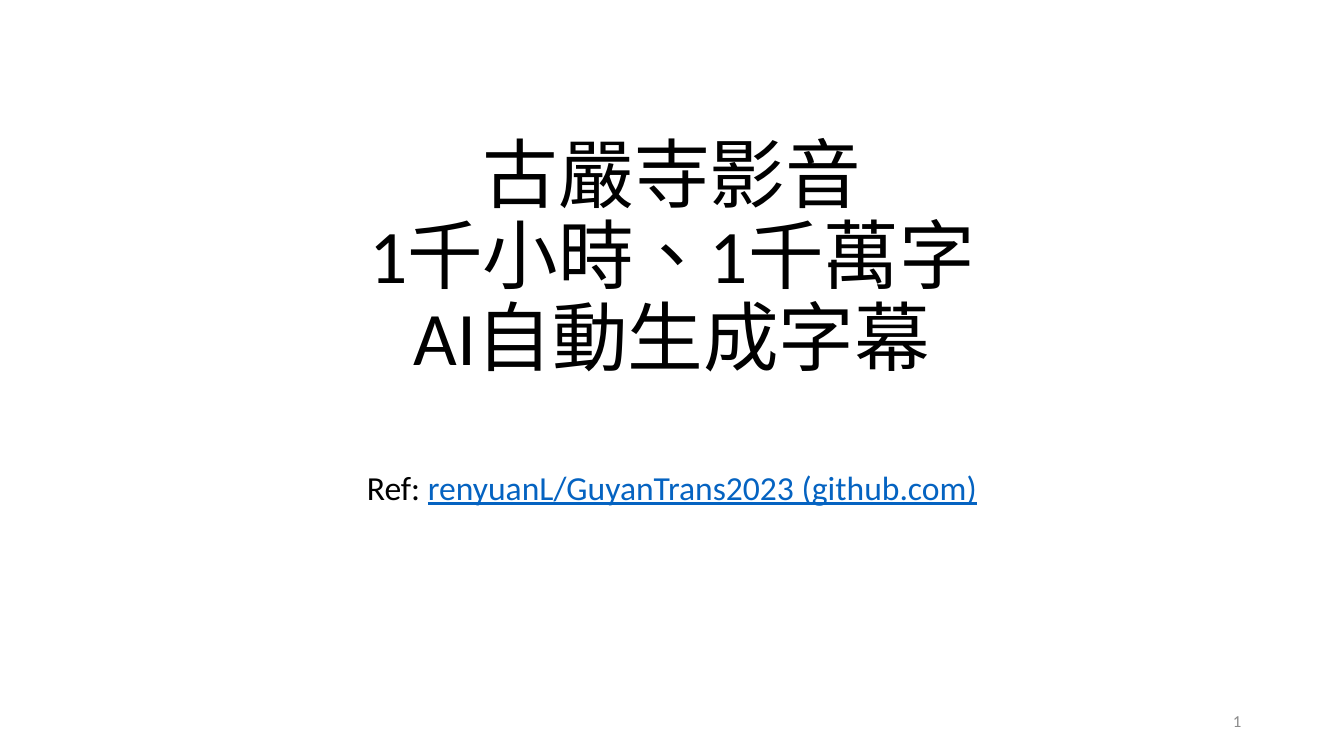
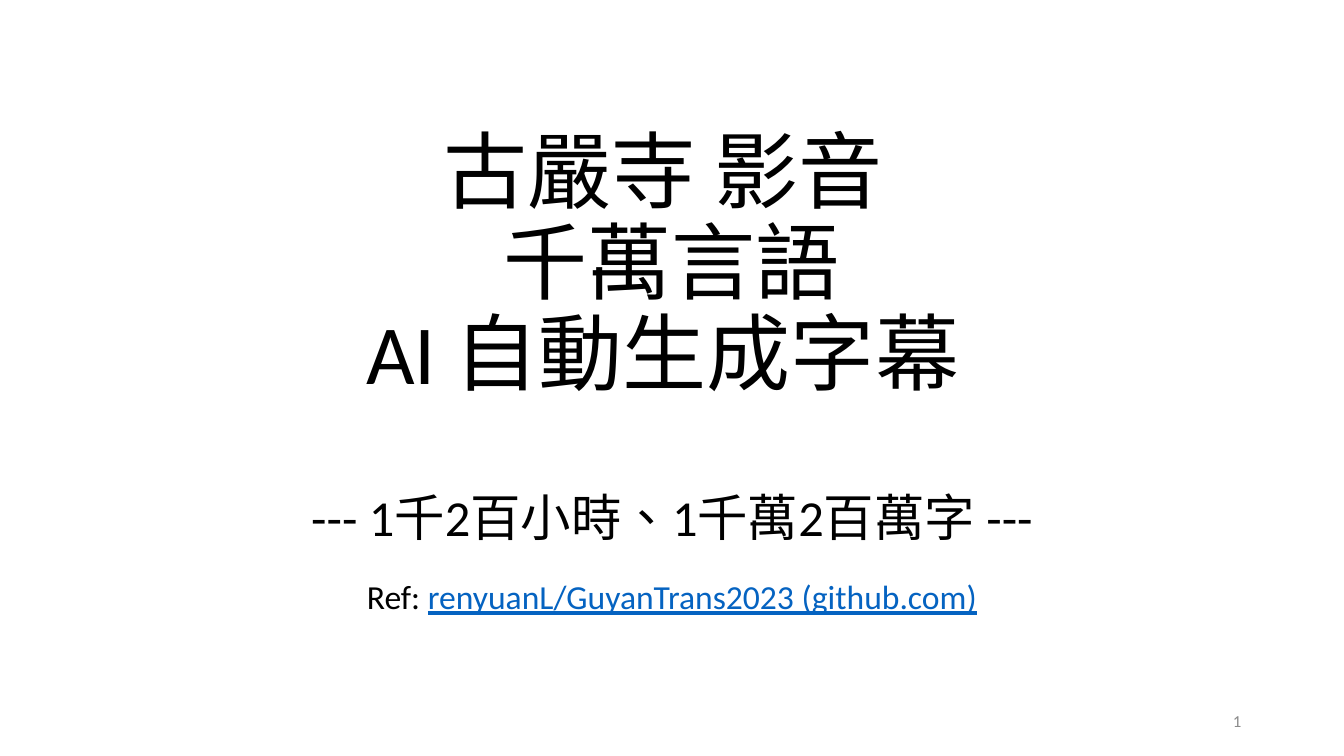
Before and after one commit to renyuanL/GuyanTrans2023, a slide deck: slide 1 of 古嚴寺影音逐字稿.pptx. Drawn at 1344x756 pixels with LibreOffice and Linux fonts; fonts in the diff are those of the drawing. Boxes give left, top, right and bottom in pixels: in the first picture for what was removed or moved away, otherwise in the second. Text is boxed around its words. In the diff, an @@ line names an element or a change of style, - is before the commit and + after.

```diff
--- a/古嚴寺影音逐字稿.pptx
+++ b/古嚴寺影音逐字稿.pptx
@@ title at bbox=[366, 131, 975, 540]: text changed; size 54 to 36 pt @@
-古嚴寺影音
-1千小時、1千萬字
-AI自動生成字幕
+古嚴寺 影音
+千萬言語
+AI 自動生成字幕
+--- 1千2百小時、1千萬2百萬字 ---
@@ subtitle "Ref: renyuanL/GuyanTrans2023 (github.com)": place and size @@
-subtitle "Ref: renyuanL/GuyanTrans2023 (github.com)" at bbox=[367, 475, 977, 506]
+subtitle "Ref: renyuanL/GuyanTrans2023 (github.com)" at bbox=[367, 584, 977, 615]
```
Also in this commit, not shown: 3 other slides changed, 6 other files.
